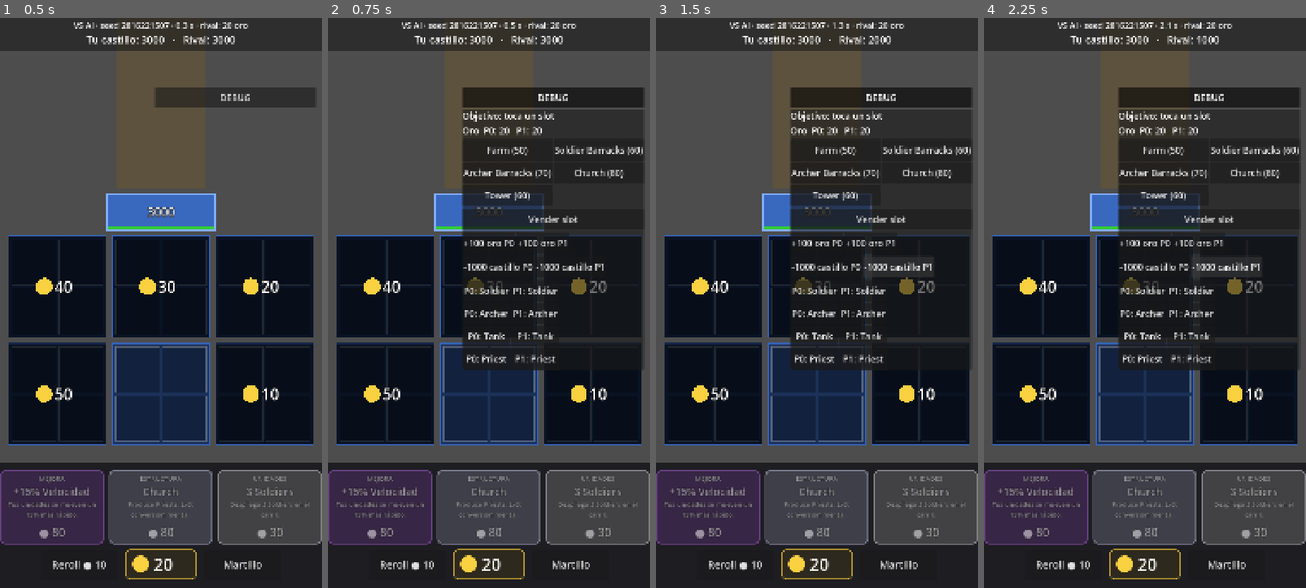
Above: before the commit, frames 1-4 (left to right).
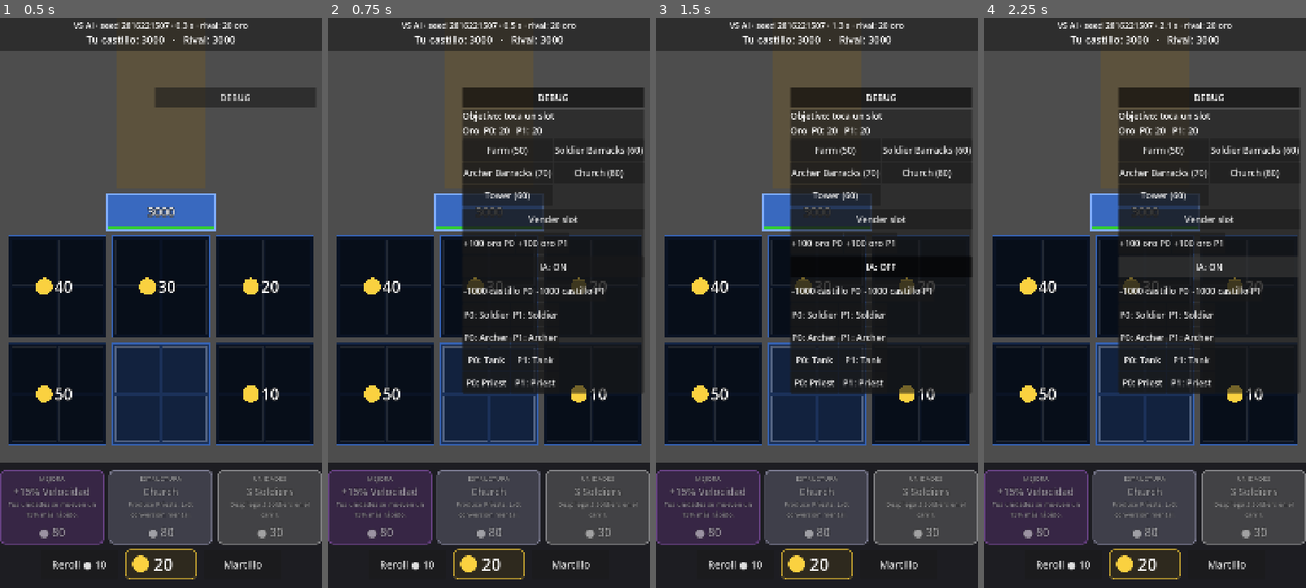
Above: after the commit, the same moments.

Repository: Edwardvee/IWTCN
Game: Godot game, scene res://scenes/Main.tscn
The game is run twice, just before and just after one commit, with the same random seed, the same clock (stepped at 60 frames per second) and the same inputs.
Inputs (mouse positions are in pixels of both pictures, inside the frame that each line leads up to):
- Up to frame 1 (0.5 s): no input
- Up to frame 2 (0.75 s): click "DEBUG" at 0.5 s
- Up to frame 3 (1.5 s): click (881, 268) at 1.25 s, where only the run after the commit has a clickable "IA: ON"
- Up to frame 4 (2.25 s): click (1209, 268) at 2 s, where only the run after the commit has a clickable "IA: OFF"

Frame 1 is identical in both runs. In frame 2, 2.6% of the frame differs, in the area x 42-98%, y 42-66%; in frame 3, 3.3%, in the area x 42-98%, y 3-66%; in frame 4, 2.7%.

Commit message:
Fase 13: Terminada
IA basada en reglas que juega solo mediante comandos validados; estrategia intercambiable.

Co-Authored-By: Claude Opus 5.5 <noreply@anthropic.com>

Diff:
--- a/scenes/Main.gd
+++ b/scenes/Main.gd
@@ -14,6 +14,7 @@
 @onready var _lane: LaneManager = $World/Lane
 @onready var _camera: CameraDragController = $Camera2D
 @onready var _shop_panel: ShopPanel = $UI/HUD/BottomBar
+@onready var _ai: AIController = $Systems/AIController
 
 
 func _ready() -> void:
@@ -29,6 +30,11 @@
 	_shop_panel.card_drag_started.connect(func() -> void: _camera.input_enabled = false)
 	_shop_panel.card_drag_finished.connect(func() -> void: _camera.input_enabled = true)
 	GameManager.register_command_processor(_command_processor)
+	# En VS AI la IA controla el asiento rival con las mismas vías que el jugador.
+	var ai_player: int = MatchTypes.opponent_of(GameManager.local_player_id)
+	var ai_grid: GridManager = _enemy_grid if ai_player == _enemy_grid.player_id else _player_grid
+	_ai.setup(ai_player, _draft, ai_grid, _lane)
+	_ai.enabled = game_mode == MatchTypes.GameMode.VS_AI
 
 	var seed_value: int = match_seed
 	if seed_value == 0:
--- a/scenes/Main.tscn
+++ b/scenes/Main.tscn
@@ -15,6 +15,7 @@
 [ext_resource type="Script" path="res://systems/draft/DraftManager.gd" id="13_draft"]
 [ext_resource type="Script" path="res://ui/BuffListLabel.gd" id="14_buffs"]
 [ext_resource type="Script" path="res://ui/GameOverPanel.gd" id="15_game_over"]
+[ext_resource type="Script" path="res://systems/ai/AIController.gd" id="16_ai"]
 
 [sub_resource type="StyleBoxFlat" id="StyleBoxFlat_bar"]
 bg_color = Color(0.1, 0.1, 0.12, 0.92)
@@ -117,6 +118,9 @@
 [node name="DraftManager" type="Node" parent="Systems"]
 script = ExtResource("13_draft")
 
+[node name="AIController" type="Node" parent="Systems"]
+script = ExtResource("16_ai")
+
 [node name="Camera2D" type="Camera2D" parent="."]
 script = ExtResource("2_camera")
 
--- /dev/null
+++ b/systems/ai/AIController.gd
@@ -0,0 +1,153 @@
+class_name AIController
+extends Node
+## Controla un reino en VS AI usando EXACTAMENTE las mismas vías que un
+## jugador humano: lee su oro, su tienda, su grid y el campo de batalla
+## (información pública) y envía GameCommands con source AI al
+## CommandProcessor, que los valida igual que los del jugador.
+## Nunca modifica estado directamente.
+
+## Orden de búsqueda de slots (índices de plot y de slot dentro del plot).
+## Torres: fila delantera de los plots delanteros. Resto: detrás primero.
+const TOWER_PLOT_ORDER: Array[int] = [0, 1, 2]
+const TOWER_SLOT_ORDER: Array[int] = [0, 1]
+const BUILD_PLOT_ORDER: Array[int] = [4, 3, 5, 1, 0, 2]
+const BUILD_SLOT_ORDER: Array[int] = [2, 3, 0, 1]
+
+@export var enabled: bool = true
+## Segundos entre decisiones (tiempo de reacción).
+@export var think_interval: float = 1.0
+
+var player_id: int = MatchTypes.PLAYER_TOP
+var strategy: AIStrategy = RuleBasedStrategy.new()
+var draft: DraftManager = null
+var grid: GridManager = null
+var lane: LaneManager = null
+
+var _think_timer: float = 0.0
+
+
+func _ready() -> void:
+	add_to_group(&"ai_controller")
+	EventBus.partida_iniciada.connect(_on_partida_iniciada)
+
+
+func setup(p_player_id: int, p_draft: DraftManager, p_grid: GridManager, p_lane: LaneManager) -> void:
+	player_id = p_player_id
+	draft = p_draft
+	grid = p_grid
+	lane = p_lane
+
+
+func _physics_process(delta: float) -> void:
+	simulate_step(delta)
+
+
+func simulate_step(delta: float) -> void:
+	if not enabled or delta <= 0.0 or not GameManager.is_authority() or not GameManager.is_match_running():
+		return
+	if GameManager.game_mode != MatchTypes.GameMode.VS_AI:
+		return
+	_think_timer += delta
+	if _think_timer >= think_interval:
+		_think_timer -= think_interval
+		think()
+
+
+## Un turno de decisión. Devuelve true si se ejecutó un comando.
+func think() -> bool:
+	if strategy == null or draft == null or grid == null or lane == null:
+		return false
+	var command: GameCommand = strategy.choose_command(self)
+	if command == null:
+		return false
+	command.player_id = player_id
+	command.source = GameCommand.Source.AI
+	return GameManager.submit_command(command)
+
+
+# --- Consultas de solo lectura para las estrategias ------------------------------
+
+func get_gold() -> int:
+	return EconomyManager.get_gold(player_id)
+
+
+func get_offer() -> Array[CardData]:
+	return draft.get_offer(player_id)
+
+
+func get_reroll_cost() -> int:
+	return draft.get_reroll_cost(player_id)
+
+
+func get_match_time() -> float:
+	return GameManager.match_state.match_time if GameManager.match_state != null else 0.0
+
+
+func count_structures(structure_id: StringName) -> int:
+	return grid.get_state().count_structures(structure_id)
+
+
+func count_structures_with_tag(tag: StringName) -> int:
+	return grid.count_structures_with_tag(tag)
+
+
+## Enemigos vivos dentro de mi mitad del carril.
+func get_threat() -> int:
+	var threat: int = 0
+	var my_half: Rect2 = lane.get_deploy_rect(player_id)
+	for unit: UnitBase in lane.get_alive_units():
+		if unit.team != player_id and my_half.has_point(unit.global_position):
+			threat += 1
+	return threat
+
+
+func get_army_size() -> int:
+	return lane.get_alive_count(player_id)
+
+
+## Punto de despliegue para cartas de unidad: centro de mi mitad del carril.
+func get_deploy_point() -> Vector2:
+	return lane.get_deploy_rect(player_id).get_center()
+
+
+## Slot libre para construir. Torres: solo fila delantera de los plots
+## delanteros (la trasera no alcanza el carril). Resto: detrás primero, para
+## dejar la fila delantera a las torres. -1 si no hay.
+func find_build_slot(for_tower: bool) -> int:
+	var state: GridState = grid.get_state()
+	var plot_order: Array[int] = TOWER_PLOT_ORDER if for_tower else BUILD_PLOT_ORDER
+	var local_order: Array[int] = TOWER_SLOT_ORDER if for_tower else BUILD_SLOT_ORDER
+	for plot_index: int in plot_order:
+		if not state.is_plot_unlocked(plot_index):
+			continue
+		for local_index: int in local_order:
+			var slot_index: int = GridState.first_slot_of_plot(plot_index) + local_index
+			if state.is_slot_free(slot_index):
+				return slot_index
+	return -1
+
+
+## Plot bloqueado más barato (opcionalmente solo delanteros). -1 si no hay.
+func find_cheapest_locked_plot(front_only: bool) -> int:
+	var state: GridState = grid.get_state()
+	var rules: GameRules = GameManager.get_rules()
+	var best: int = -1
+	for plot_index: int in GridState.PLOT_COUNT:
+		if state.is_plot_unlocked(plot_index) or (front_only and plot_index > 2):
+			continue
+		if best < 0 or rules.get_plot_cost(plot_index) < rules.get_plot_cost(best):
+			best = plot_index
+	return best
+
+
+func get_plot_cost(plot_index: int) -> int:
+	return GameManager.get_rules().get_plot_cost(plot_index)
+
+
+## Azar controlado de la IA (desempates), derivado de la semilla de partida.
+func get_rng() -> RandomNumberGenerator:
+	return GameManager.match_state.random.get_stream(MatchRandom.STREAM_AI, player_id)
+
+
+func _on_partida_iniciada(_modo: int, _semilla: int) -> void:
+	_think_timer = 0.0
--- /dev/null
+++ b/systems/ai/AIStrategy.gd
@@ -0,0 +1,11 @@
+class_name AIStrategy
+extends RefCounted
+## Interfaz de estrategia de IA. AIController pregunta cada cierto tiempo qué
+## comando ejecutar; la estrategia solo LEE información pública a través del
+## controlador y devuelve un GameCommand (o null para esperar).
+## Para una IA más avanzada basta con otra subclase: el núcleo no cambia.
+
+
+## null = no hacer nada en este turno de decisión (estrategia pasiva).
+func choose_command(_ai: AIController) -> GameCommand:
+	return null
--- /dev/null
+++ b/systems/ai/RuleBasedStrategy.gd
@@ -0,0 +1,108 @@
+class_name RuleBasedStrategy
+extends AIStrategy
+## IA basada en reglas. En cada decisión:
+##   1. Si no hay hueco para construir, compra el plot más barato.
+##   2. Puntúa cada carta de la oferta según la situación (economía, ejército,
+##      amenaza) y juega la mejor que pueda pagar si supera PLAY_THRESHOLD.
+##   3. Si la oferta es mala y le sobra oro, hace reroll.
+##   4. Si no, espera (ahorra).
+## Las decisiones dependen solo de información pública y del stream de IA.
+
+const PLAY_THRESHOLD: int = 20
+## Oro que conserva tras un reroll para poder comprar después.
+const REROLL_RESERVE: int = 60
+## Variación aleatoria (determinista) añadida a las puntuaciones.
+const SCORE_JITTER: int = 4
+## Oro a partir del cual la IA gasta en tropas sin estar amenazada.
+const SURPLUS_GOLD: int = 150
+
+
+func choose_command(ai: AIController) -> GameCommand:
+	var gold: int = ai.get_gold()
+	var unlock: GameCommand = _maybe_unlock_plot(ai, gold)
+	if unlock != null:
+		return unlock
+	var offer: Array[CardData] = ai.get_offer()
+	var best_index: int = -1
+	var best_score: int = 0
+	var top_score: int = 0
+	var rng: RandomNumberGenerator = ai.get_rng()
+	for index: int in offer.size():
+		var card: CardData = offer[index]
+		var score: int = score_card(ai, card)
+		if score <= 0:
+			continue
+		score += rng.randi_range(0, SCORE_JITTER)
+		top_score = maxi(top_score, score)
+		if card.cost <= gold and score > best_score:
+			best_score = score
+			best_index = index
+	if best_index >= 0 and best_score >= PLAY_THRESHOLD:
+		return _make_play(ai, best_index, offer[best_index])
+	if top_score < PLAY_THRESHOLD and gold >= ai.get_reroll_cost() + REROLL_RESERVE:
+		return RerollShopCommand.new(ai.player_id, GameCommand.Source.AI)
+	return null
+
+
+## Puntuación de utilidad de una carta (0 = no jugarla).
+func score_card(ai: AIController, card: CardData) -> int:
+	var threat: int = ai.get_threat()
+	var army: int = ai.get_army_size()
+	var barracks: int = ai.count_structures_with_tag(&"barracks")
+	match card.card_type:
+		CardData.CardType.STRUCTURE:
+			return _score_structure(ai, card.structure, threat, barracks)
+		CardData.CardType.DIRECT_UNIT:
+			# Defensa urgente: por encima de cualquier construcción.
+			if threat > army:
+				return 110
+			# Sin amenaza, prioriza invertir en estructuras salvo que sobre oro.
+			if card.unit.max_hp > 600.0:
+				return 50
+			return 30 if ai.get_gold() >= SURPLUS_GOLD else 10
+		CardData.CardType.GLOBAL_BUFF:
+			if card.buff.stat == BuffData.Stat.PRODUCTION_INTERVAL:
+				return 45 if barracks >= 2 else 5
+			return 40 if army >= 4 else 5
+	return 0
+
+
+func _score_structure(ai: AIController, structure: StructureData, threat: int, barracks: int) -> int:
+	var is_tower: bool = structure.kind == StructureData.Kind.TOWER
+	if ai.find_build_slot(is_tower) < 0:
+		return 0
+	var owned: int = ai.count_structures(structure.id)
+	match structure.kind:
+		StructureData.Kind.FARM:
+			if owned < 2:
+				return 100
+			return 55 if owned < 4 else 15
+		StructureData.Kind.TOWER:
+			return 75 if threat > 0 else 25
+		StructureData.Kind.SPAWNER:
+			if structure.spawn_unit != null and structure.spawn_unit.is_healer():
+				return 50 if barracks >= 2 and owned < 3 else 10
+			return 85 - owned * 10 if owned < 2 else 45
+	return 0
+
+
+func _maybe_unlock_plot(ai: AIController, gold: int) -> GameCommand:
+	if ai.find_build_slot(false) >= 0:
+		return null
+	var plot_index: int = ai.find_cheapest_locked_plot(false)
+	if plot_index < 0 or gold < ai.get_plot_cost(plot_index):
+		return null
+	return UnlockPlotCommand.new(ai.player_id, plot_index, GameCommand.Source.AI)
+
+
+func _make_play(ai: AIController, offer_index: int, card: CardData) -> GameCommand:
+	var slot_index: int = -1
+	var deploy: Vector2 = Vector2.ZERO
+	match card.card_type:
+		CardData.CardType.STRUCTURE:
+			slot_index = ai.find_build_slot(card.structure.kind == StructureData.Kind.TOWER)
+			if slot_index < 0:
+				return null
+		CardData.CardType.DIRECT_UNIT:
+			deploy = ai.get_deploy_point()
+	return PlayCardCommand.new(ai.player_id, offer_index, card.id, slot_index, deploy, GameCommand.Source.AI)
--- a/tests/TestRunner.gd
+++ b/tests/TestRunner.gd
@@ -15,6 +15,7 @@
 	"res://tests/suites/TestBuffs.gd",
 	"res://tests/suites/TestConversion.gd",
 	"res://tests/suites/TestWinLoss.gd",
+	"res://tests/suites/TestAI.gd",
 ]
 
 
--- /dev/null
+++ b/tests/suites/TestAI.gd
@@ -0,0 +1,168 @@
+extends TestSuite
+## Fase 13: IA basada en reglas que juega SOLO mediante comandos validados.
+
+const STEP: float = 1.0 / 60.0
+const AI_PLAYER: int = 1
+
+var processor: CommandProcessor = null
+var draft: DraftManager = null
+var lane: LaneManager = null
+var grid0: GridManager = null
+var grid1: GridManager = null
+var ai: AIController = null
+var ai_rejections: PackedStringArray = PackedStringArray()
+
+
+func before_each() -> void:
+	if processor == null:
+		_build_fixture()
+	GameManager.register_command_processor(processor)
+	GameManager.start_match(MatchTypes.GameMode.VS_AI, 1313)
+	ai.enabled = true
+	ai_rejections.clear()
+
+
+func after_all() -> void:
+	EventBus.comando_rechazado.disconnect(_on_rejected)
+	GameManager.register_command_processor(null)
+	lane.clear_units()
+	for node: Node in [processor, draft, lane, grid0, grid1, ai]:
+		node.queue_free()
+
+
+func _build_fixture() -> void:
+	processor = CommandProcessor.new()
+	draft = DraftManager.new()
+	lane = LaneManager.new()
+	grid0 = GridManager.new()
+	grid0.player_id = 0
+	grid0.position = Vector2(30.0, 2460.0)
+	grid1 = GridManager.new()
+	grid1.player_id = 1
+	grid1.position = Vector2(30.0, 40.0)
+	ai = AIController.new()
+	for node: Node in [processor, draft, lane, grid0, grid1, ai]:
+		get_root().add_child(node)
+	for grid: GridManager in [grid0, grid1]:
+		grid.lane = lane
+		processor.register_grid(grid)
+	processor.register_lane(lane)
+	processor.register_draft(draft)
+	ai.setup(AI_PLAYER, draft, grid1, lane)
+	EventBus.comando_rechazado.connect(_on_rejected)
+
+
+func _on_rejected(player_id: int, command_type: StringName, reason: String) -> void:
+	if player_id == AI_PLAYER:
+		ai_rejections.append("%s: %s" % [command_type, reason])
+
+
+func _simulate(seconds: float) -> void:
+	for _step: int in roundi(seconds / STEP):
+		if not GameManager.is_match_running():
+			return
+		EconomyManager.simulate_step(STEP)
+		draft.simulate_step(STEP)
+		grid0.simulate_step(STEP)
+		grid1.simulate_step(STEP)
+		lane.simulate_step(STEP)
+		ai.simulate_step(STEP)
+
+
+func _offer(ids: Array[StringName]) -> void:
+	draft.force_offer(AI_PLAYER, ids)
+
+
+func test_builds_farm_when_affordable() -> void:
+	EconomyManager.add_gold(AI_PLAYER, 100)
+	_offer([&"card_farm", &"card_tower", &"card_soldiers"] as Array[StringName])
+	assert_true(ai.think(), "la IA actúa")
+	assert_eq(grid1.get_structure_at(18).data.id, &"farm", "Farm en la fila trasera")
+	assert_eq(EconomyManager.get_gold(AI_PLAYER), 70, "paga el precio de la carta")
+
+
+func test_waits_when_poor() -> void:
+	_offer([&"card_farm", &"card_church", &"card_tower"] as Array[StringName])
+	assert_false(ai.think(), "con 20 de oro espera")
+	assert_eq(EconomyManager.get_gold(AI_PLAYER), 20, "no gasta")
+	assert_eq(draft.get_offer_card_id(AI_PLAYER, 0), &"card_farm", "no hace reroll de una buena oferta")
+
+
+func test_defends_its_half() -> void:
+	EconomyManager.add_gold(AI_PLAYER, 200)
+	lane.spawn_group_at(GameManager.database.get_unit(&"soldier"), 0, 3, Vector2(540.0, 1400.0))
+	_offer([&"card_soldiers", &"card_farm", &"card_tower"] as Array[StringName])
+	assert_true(ai.think(), "responde a la amenaza")
+	assert_eq(lane.get_alive_count(AI_PLAYER), 3, "despliega 3 soldiers")
+	for unit: UnitBase in lane.get_alive_units():
+		if unit.team == AI_PLAYER:
+			assert_true(lane.is_valid_deploy_position(AI_PLAYER, unit.global_position), "en su propia mitad")
+
+
+func test_unlocks_plot_when_full() -> void:
+	EconomyManager.add_gold(AI_PLAYER, 1000)
+	for card_id: StringName in [&"card_farm", &"card_farm", &"card_soldier_barracks", &"card_archer_barracks"]:
+		GameManager.submit_command(BuildCommand.new(AI_PLAYER, card_id, ai.find_build_slot(false), GameCommand.Source.DEBUG))
+	assert_eq(ai.find_build_slot(false), -1, "plot inicial lleno")
+	assert_true(ai.think(), "la IA actúa")
+	assert_true(grid1.get_state().is_plot_unlocked(5), "compra el plot más barato (10)")
+
+
+func test_rerolls_useless_offer() -> void:
+	EconomyManager.add_gold(AI_PLAYER, 200)
+	_offer([&"card_buff_armor", &"card_buff_max_hp", &"card_buff_move_speed"] as Array[StringName])
+	assert_true(ai.think(), "la IA actúa")
+	assert_eq(GameManager.get_player_state(AI_PLAYER).shop.reroll_count, 1, "hace reroll")
+
+
+func test_tower_goes_to_front_row() -> void:
+	EconomyManager.add_gold(AI_PLAYER, 200)
+	GameManager.submit_command(UnlockPlotCommand.new(AI_PLAYER, 1, GameCommand.Source.DEBUG))
+	lane.spawn_unit(GameManager.database.get_unit(&"soldier"), 0, Vector2(540.0, 1400.0))
+	_offer([&"card_tower", &"card_buff_armor", &"card_buff_max_hp"] as Array[StringName])
+	assert_true(ai.think(), "la IA actúa")
+	var tower: StructureBase = grid1.get_structure_at(4)
+	assert_true(tower != null and tower.data.id == &"tower", "Tower en la fila delantera del plot 1")
+
+
+func test_ai_source_cannot_control_local_player() -> void:
+	EconomyManager.add_gold(0, 200)
+	var command: PlayCardCommand = PlayCardCommand.new(0, 0, draft.get_offer_card_id(0, 0), 16, Vector2(540.0, 2000.0), GameCommand.Source.AI)
+	assert_false(GameManager.submit_command(command), "la IA no puede jugar por el jugador")
+
+
+func test_disabled_ai_does_nothing() -> void:
+	ai.enabled = false
+	EconomyManager.add_gold(AI_PLAYER, 500)
+	_simulate(10.0)
+	assert_eq(grid1.get_state().get_occupied_slots().size(), 0, "IA desactivada: nada construido")
+
+
+func test_ai_inactive_outside_vs_ai() -> void:
+	GameManager.start_match(MatchTypes.GameMode.ONLINE, 1313)
+	EconomyManager.add_gold(AI_PLAYER, 500)
+	_simulate(5.0)
+	assert_eq(grid1.get_state().get_occupied_slots().size(), 0, "en ONLINE la IA no juega")
+
+
+func test_full_game_against_passive_player() -> void:
+	_simulate(240.0)
+	assert_true(ai_rejections.is_empty(), "todos sus comandos son válidos: %s" % ", ".join(ai_rejections))
+	assert_true(grid1.get_state().get_occupied_slots().size() >= 4, "construye varias estructuras (%d)" % grid1.get_state().get_occupied_slots().size())
+	var own_castle: float = GameManager.get_player_state(0).castle_hp
+	assert_true(own_castle < 3000.0 or GameManager.match_state.winner_player_id == AI_PLAYER, "su ejército ataca el castillo del jugador (vida %.0f)" % own_castle)
+
+
+func test_ai_is_deterministic() -> void:
+	_simulate(90.0)
+	var first: String = _snapshot_without_match_id()
+	GameManager.start_match(MatchTypes.GameMode.VS_AI, 1313)
+	_simulate(90.0)
+	assert_eq(_snapshot_without_match_id(), first, "misma semilla → misma partida de la IA")
+
+
+## match_id es un contador de partidas: distinto en cada una por diseño.
+func _snapshot_without_match_id() -> String:
+	var snapshot: Dictionary = GameManager.match_state.to_dict()
+	snapshot.erase("match_id")
+	return str(snapshot)
--- a/ui/DebugPanel.gd
+++ b/ui/DebugPanel.gd
@@ -64,6 +64,11 @@
 		gold_button.pressed.connect(_on_add_gold_pressed.bind(player_id))
 		gold_row.add_child(gold_button)
 
+	var ai_button: Button = _make_button("IA: ON")
+	ai_button.toggle_mode = true
+	ai_button.toggled.connect(_on_ai_toggled.bind(ai_button))
+	content.add_child(ai_button)
+
 	var castle_row: HBoxContainer = HBoxContainer.new()
 	content.add_child(castle_row)
 	for player_id: int in MatchTypes.PLAYER_COUNT:
@@ -119,6 +124,15 @@
 	GameManager.submit_command(DebugAddGoldCommand.new(player_id, GOLD_GRANT))
 
 
+## Pulsado = IA en pausa (para probar sistemas sin que el rival juegue).
+func _on_ai_toggled(paused: bool, button: Button) -> void:
+	var ai: AIController = get_tree().get_first_node_in_group(&"ai_controller") as AIController
+	if ai == null:
+		return
+	ai.enabled = not paused
+	button.text = "IA: OFF" if paused else "IA: ON"
+
+
 func _on_damage_castle_pressed(player_id: int) -> void:
 	GameManager.submit_command(DebugDamageCastleCommand.new(player_id, float(CASTLE_DAMAGE)))
 
Not shown, added: systems/ai/AIController.gd.uid
Not shown, added: systems/ai/AIStrategy.gd.uid
Not shown, added: systems/ai/RuleBasedStrategy.gd.uid
Not shown, added: tests/suites/TestAI.gd.uid
